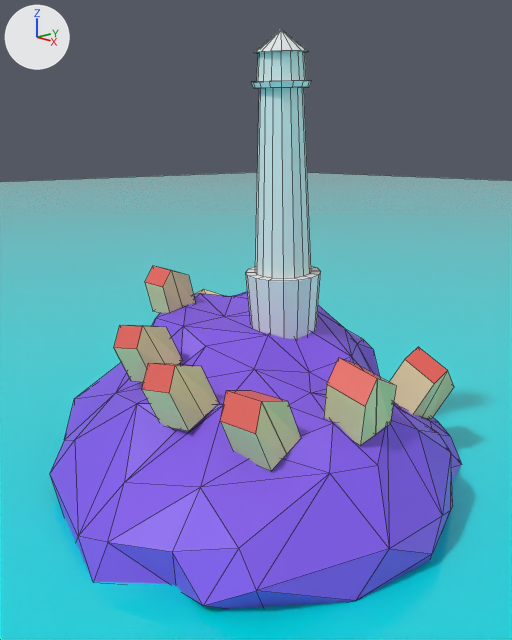
The Blender file udemy-blender/lighthouse.blend, before and after one commit.
Both versions are drawn from a 50 mm camera at (4.48, -4.56, 2.92) aimed at (-0.12, -0.24, 1.34). The lights are fixed; the arrows at upper left show +X, +Y and +Z. Mesh edges are drawn as thin lines.
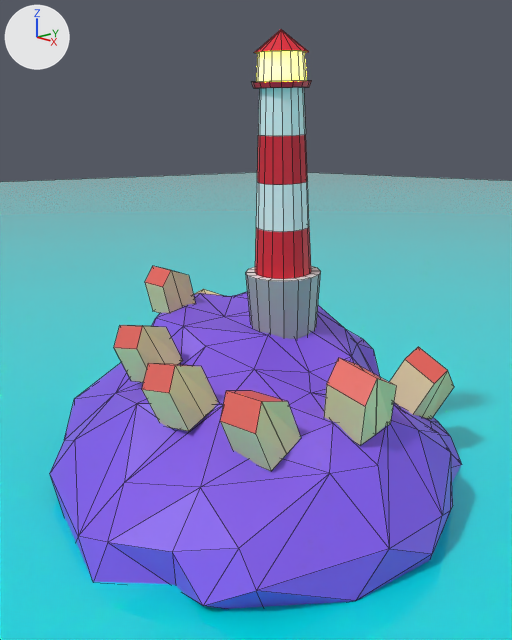
Changed parts and their boxes [x1, y1, x2, y2] in the pictures (512 x 640 px):
```json
{"part": 1, "of": "me_cylinder", "change": "built on", "before": [255, 87, 311, 279], "after": [255, 87, 311, 279]}
{"part": 2, "of": "me_cylinder", "change": "recoloured", "before": [252, 30, 311, 88], "after": [252, 30, 311, 88]}
{"part": 3, "of": "me_cylinder", "change": "recoloured", "before": [246, 272, 321, 339], "after": [246, 272, 321, 339]}
```

Scene script edits in JSON lines:
```json
{"op": "add", "block": "mat_white", "code": ["mat_white = principled_material('white')", "mat_white.base_color = (0.8, 0.8, 0.8)  # white #e7e7e7"]}
{"op": "add", "block": "mat_emission", "code": ["mat_emission = principled_material('emission')", "mat_emission.base_color = (0.8, 0.8, 0.8)  # white #e7e7e7", "mat_emission.emission_color = (1.0, 0.751, 0.0)  # yellow #ffe100", "mat_emission.emission_strength = 65.0"]}
{"op": "add", "block": "mat_grey", "code": ["mat_grey = principled_material('grey')", "mat_grey.base_color = (0.382, 0.382, 0.382)  # grey #a6a6a6"]}
{"op": "add", "block": "mat_red", "code": ["mat_red = principled_material('red')", "mat_red.base_color = (0.8, 0.00554, 0.0249)  # red #e7112c"]}
{"block": "me_cylinder", "where": "# used by ob_lighthouse; location = (0.0, 0.0, 1.44); rotation_euler = (0.0635, 0.0368, 0.00992), in degrees (3.6, 2.1, 0.6); scale = (0.341, 0.341, 0.341)"}
{"op": "remove", "block": "me_cylinder", "code": "me_cylinder.from_pydata(...)  # 160 vertices, 146 faces; spans x -1.0..1.0, y -1.0..1.0, z -1.0..6.99"}
{"op": "add", "block": "me_cylinder", "code": "me_cylinder.from_pydata(...)  # 208 vertices, 194 faces; spans x -1.0..1.0, y -1.0..1.0, z -1.0..6.99"}
{"block": "me_cylinder", "change": "me_cylinder part 1"}
{"block": "me_cylinder", "change": "16 faces are deleted"}
{"block": "me_cylinder", "change": "48 vertices are added at x -0.69..0.69, y -0.69..0.69, z 2.21..4.54"}
{"block": "me_cylinder", "change": "32 new faces join them, mat_white (white #e7e7e7)"}
{"block": "me_cylinder", "change": "32 new faces join them, mat_red (red #e7112c)"}
{"block": "me_cylinder", "change": "me_cylinder part 2: 81 faces spanning x -0.74..0.74, y -0.74..0.74, z 5.65..6.99 switch from no material to mat_red (red #e7112c)"}
{"block": "me_cylinder", "change": "me_cylinder part 3: 16 faces spanning x -1.0..1.0, y -1.0..1.0, z -1.0..1.0 switch from no material to mat_grey (grey #a6a6a6)"}
{"op": "add", "block": "me_cylinder", "code": "me_cylinder.materials.append(mat_white)  # white #e7e7e7"}
{"op": "add", "block": "me_cylinder", "code": "me_cylinder.materials.append(mat_emission)  # white #e7e7e7"}
```
